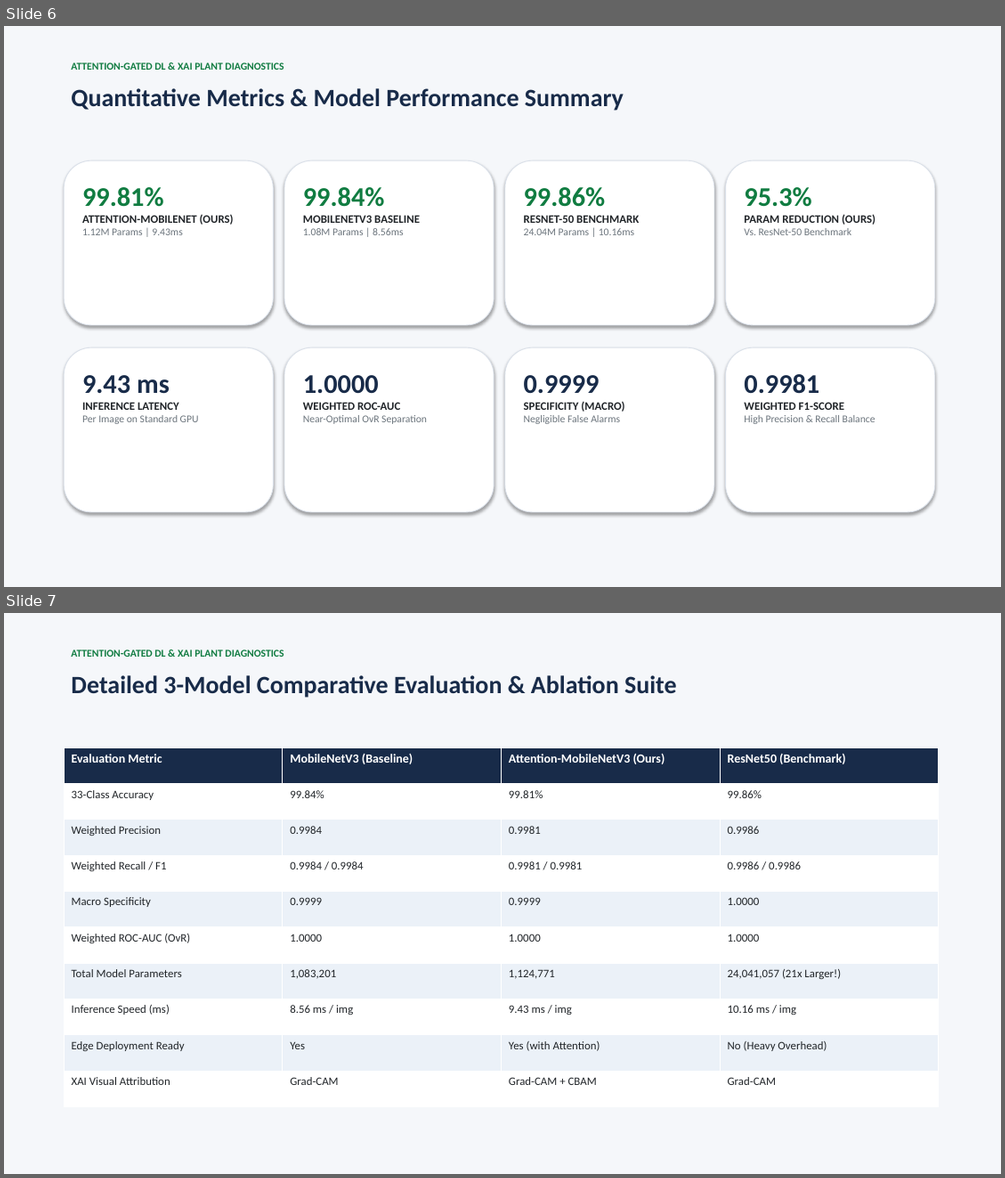
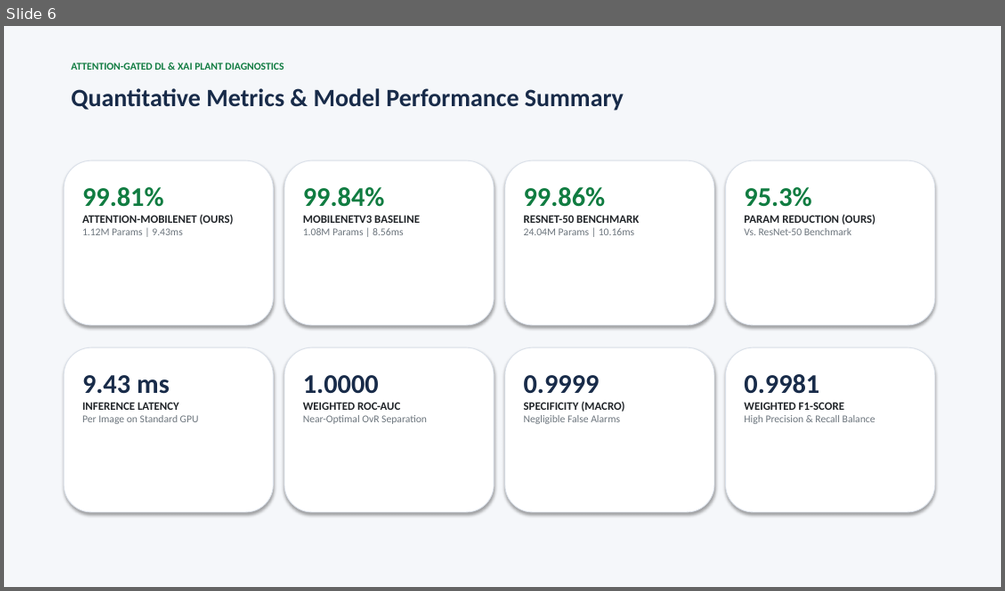
Before and after one commit to Hiiarrow/plant-disease-classifier, a slide deck: Plant_Disease_Classification_Presentation.pptx. Shown one above the other, each under a label of ours: slides 6 and 7 before the commit, slide 6 after it. The pictures are 1005x1178 and 1005x591 pixels, drawn with LibreOffice and Linux fonts; fonts in the diff are those of the drawing. Boxes give left, top, right and bottom in pixels: in the first picture for what was removed or moved away, otherwise in the second. Text is boxed around its words. In the diff, an @@ line names an element or a change of style, - is before the commit and + after.

```diff
--- a/Plant_Disease_Classification_Presentation.pptx
+++ b/Plant_Disease_Classification_Presentation.pptx
@@ slide 7 removed at [4,613,1001,1174], background #FFFFFF @@
@@ rectangle removed at [4,613,1001,1174] @@
@@ text removed at [71,649,283,657] @@
-ATTENTION-GATED DL & XAI PLANT DIAGNOSTICS
@@ text removed at [71,675,677,698] @@
-Detailed 3-Model Comparative Evaluation & Ablation Suite
@@ table removed at [64,747,938,1107], 10 rows, 4 columns @@
-Evaluation Metric | MobileNetV3 (Baseline) | Attention-MobileNetV3 (Ours) | ResNet50 (Benchmark)
-33-Class Accuracy | 99.84% | 99.81% | 99.86%
-Weighted Precision | 0.9984 | 0.9981 | 0.9986
-Weighted Recall / F1 | 0.9984 / 0.9984 | 0.9981 / 0.9981 | 0.9986 / 0.9986
-Macro Specificity | 0.9999 | 0.9999 | 1.0000
-Weighted ROC-AUC (OvR) | 1.0000 | 1.0000 | 1.0000
-Total Model Parameters | 1,083,201 | 1,124,771 | 24,041,057 (21x Larger!)
-Inference Speed (ms) | 8.56 ms / img | 9.43 ms / img | 10.16 ms / img
-Edge Deployment Ready | Yes | Yes (with Attention) | No (Heavy Overhead)
-XAI Visual Attribution | Grad-CAM | Grad-CAM + CBAM | Grad-CAM
```
Also in this commit, not shown: 1 slide added, 34 other files.
